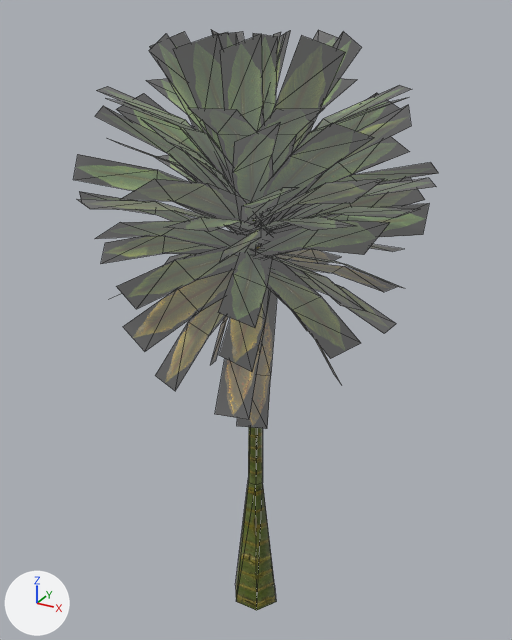
The COLLADA model art/Packs/Trees/MK4_Tropical/MK4_BallPalm1.DAE as it was, and as the next commit left it.
The view is the same before and after, from a 50 mm lens placed at (0.0949, -0.1723, 0.1939), pointed at (-0.0022, 0.0042, 0.1057). Lighting does not change. The marker at lower left points along +X, +Y and +Z. Mesh edges are drawn as thin lines. Objects named as collision shapes, trigger or cutter boxes, shadow casters or lower levels of detail are left out. Where no turn or scale is listed for an object, it has been applied to the vertices.

Script lines for the objects in view, before the commit:
```python
me_mk4_ballpalm1 = bpy.data.meshes.new('MK4_BallPalm1')
me_mk4_ballpalm1.from_pydata(...)  # 535 vertices, 374 faces; spans x -0.049..0.05, y -0.049..0.049, z -0.001..0.189
# faces by material slot: [30, 344]
me_mk4_ballpalm1.materials.append(mat_mk4_ballpalm_bark)  # picture img_mk4_ballpalm_dds
me_mk4_ballpalm1.materials.append(mat_mk4_ballpalm_leaf)  # picture img_mk4_ballpalm_dds
ob_mk4_ballpalm1 = bpy.data.objects.new('MK4_BallPalm1', me_mk4_ballpalm1)
ob_mk4_ballpalm1.location = (0.0, 0.0, 0.0)
```
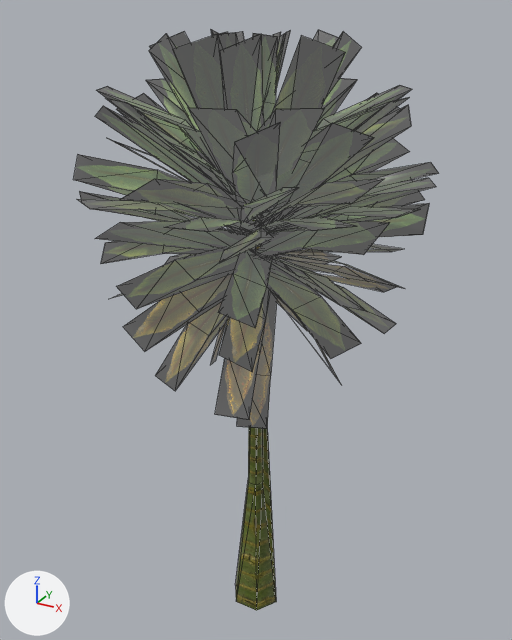
Where the change shows, as pixel boxes [x1, y1, x2, y2] in the pictures (512 x 640 px):
'MK4_BallPalm50', added: after [76, 32, 438, 595]
    faces in mat_mk4_ballpalm_leaf (picture img_mk4_ballpalm_dds): [76, 32, 438, 391]
    faces in mat_mk4_ballpalm_bark (picture img_mk4_ballpalm_dds): [263, 428, 276, 595]

What the commit changed:
Mesh me_mk4_ballpalm50 is new.
It has 268 vertices, 100 faces and spans x -0.049..0.05, y -0.049..0.049, z -0.001..0.189.
Faces by material slot: [5, 95].
It uses material mat_mk4_ballpalm_bark (picture img_mk4_ballpalm_dds).
It uses material mat_mk4_ballpalm_leaf (picture img_mk4_ballpalm_dds).
Object 'MK4_BallPalm50' (ob_mk4_ballpalm50) is new; it shows me_mk4_ballpalm50.
Its location is (0.0, 0.0, 0.0).
